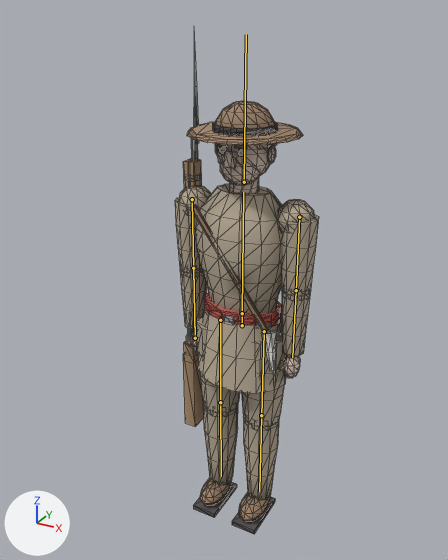
The glTF model Game/models/figures/earlymodern_militia_2.glb: old version first, new version second.
One viewpoint serves both versions: a camera (50 mm lens) standing at (0.553, -1.09, 1.139) and looking at (-0.044, -0.003, 0.595). Arrows for +X, +Y and +Z are at lower left; the lights stay in place. The older version comes first. The bones that bend it are drawn over the model as lines. Mesh edges are drawn as thin lines.

Names of what the first picture shows: 'Body_Detail'.
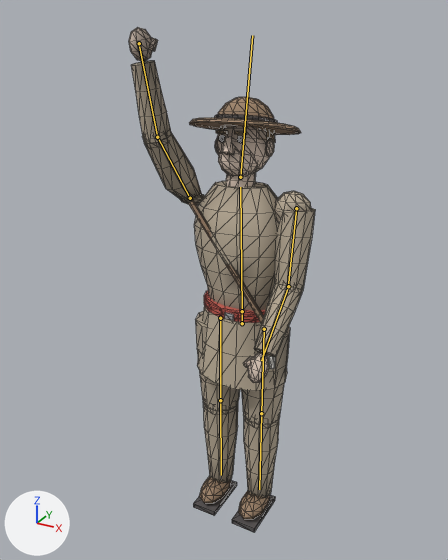
The newer file adds an action. The first version stands in its rest pose; the second is drawn at frame 25 of the action 'Cheer'.

Changed parts and their boxes (x1, y1, x2, y2) in the pictures (448 x 560 px):
```json
{"object": "Body_Detail", "change": "posed", "before": [175, 27, 319, 534], "after": [129, 27, 315, 532], "on screen": "29% wider"}
{"bone": "Hips", "before": "(242, 325) to (242, 313)", "after": "(242, 323) to (242, 311)"}
{"bone": "Spine", "before": "(242, 313) to (243, 192)", "after": "(242, 311) to (240, 187)"}
{"bone": "Head", "before": "(244, 182) to (246, 34)", "after": "(240, 177) to (252, 35)"}
{"bone": "UpperArm.L", "before": "(299, 217) to (296, 291)", "after": "(296, 208) to (288, 287)"}
{"bone": "Forearm.L", "before": "(296, 290) to (292, 357)", "after": "(288, 286) to (261, 360)"}
{"bone": "UpperArm.R", "before": "(192, 199) to (193, 269)", "after": "(190, 198) to (157, 136)"}
{"bone": "Forearm.R", "before": "(193, 268) to (195, 339)", "after": "(157, 137) to (138, 42)"}
{"bone": "Weapon", "before": "(195, 338) to (193, 267)", "after": "(139, 43) to (139, 43)"}
```

Scene script edits in JSON lines:
```json
{"block": "bone_hips", "where": "bone_hips = bpy.data.objects['Figure'].pose.bones['Hips']"}
{"op": "set", "path": "bone_hips.location", "old": "(0.0, 0.0, 0.0)", "new": "(0.0, 0.006, 0.0)"}
{"block": "bone_spine", "where": "bone_spine = bpy.data.objects['Figure'].pose.bones['Spine']  # child of 'Hips'"}
{"op": "set", "path": "bone_spine.rotation_quaternion", "old": "(1.0, 0.0, 0.0, 0.0)", "new": "(0.999, -0.026, -0.001, 0.026)", "note": "degrees (0, 0, 0) -> degrees (-3, 0, 3)"}
{"block": "bone_head", "where": "bone_head = bpy.data.objects['Figure'].pose.bones['Head']  # child of 'Spine'"}
{"op": "set", "path": "bone_head.rotation_quaternion", "old": "(1.0, 0.0, 0.0, 0.0)", "new": "(0.995, -0.105, 0.0, 0.0)", "note": "degrees (0, 0, 0) -> degrees (-12, 0, 0)"}
{"block": "bone_upperarm_l", "where": "bone_upperarm_l = bpy.data.objects['Figure'].pose.bones['UpperArm.L']  # child of 'Spine'"}
{"op": "set", "path": "bone_upperarm_l.rotation_quaternion", "old": "(1.0, 0.0, 0.0, 0.0)", "new": "(0.995, -0.087, 0.052, 0.005)", "note": "degrees (0, 0, 0) -> degrees (-10, 6, 0)"}
{"block": "bone_forearm_l", "where": "bone_forearm_l = bpy.data.objects['Figure'].pose.bones['Forearm.L']  # child of 'UpperArm.L'"}
{"op": "set", "path": "bone_forearm_l.rotation_quaternion", "old": "(1.0, 0.0, 0.0, 0.0)", "new": "(0.966, -0.259, 0.0, 0.0)", "note": "degrees (0, 0, 0) -> degrees (-30, 0, 0)"}
{"block": "bone_upperarm_r", "where": "bone_upperarm_r = bpy.data.objects['Figure'].pose.bones['UpperArm.R']  # child of 'Spine'"}
{"op": "set", "path": "bone_upperarm_r.rotation_quaternion", "old": "(1.0, 0.0, 0.0, 0.0)", "new": "(0.256, -0.954, 0.04, 0.151)", "note": "degrees (0, 0, 0) -> degrees (-150, 18, 0)"}
{"block": "bone_forearm_r", "where": "bone_forearm_r = bpy.data.objects['Figure'].pose.bones['Forearm.R']  # child of 'UpperArm.R'"}
{"op": "set", "path": "bone_forearm_r.rotation_quaternion", "old": "(1.0, 0.0, 0.0, 0.0)", "new": "(0.985, -0.174, 0.0, 0.0)", "note": "degrees (0, 0, 0) -> degrees (-20, 0, 0)"}
{"block": "bone_weapon", "where": "bone_weapon = bpy.data.objects['Figure'].pose.bones['Weapon']  # child of 'Forearm.R'"}
{"op": "set", "path": "bone_weapon.rotation_quaternion", "old": "(1.0, 0.0, 0.0, 0.0)", "new": "(-0.921, -0.391, 0.0, 0.0)", "note": "degrees (0, 0, 0) -> degrees (46, 0, 0)"}
{"op": "set", "path": "bone_weapon.scale", "old": "(1.0, 1.0, 1.0)", "new": "(0.0, 0.0, 0.0)"}
```
